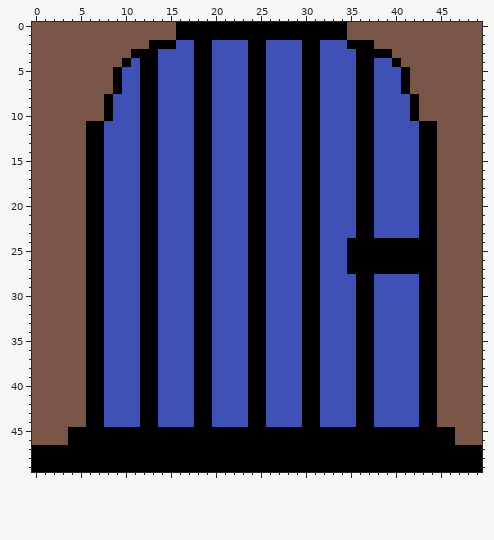
Pixel-art sprite, stored at out/production/cs230-group-17-game/com/group17/game/resources/sprites/door_blue.png. That is the earlier state.
The file is 50x50 pixels.
After the commit:
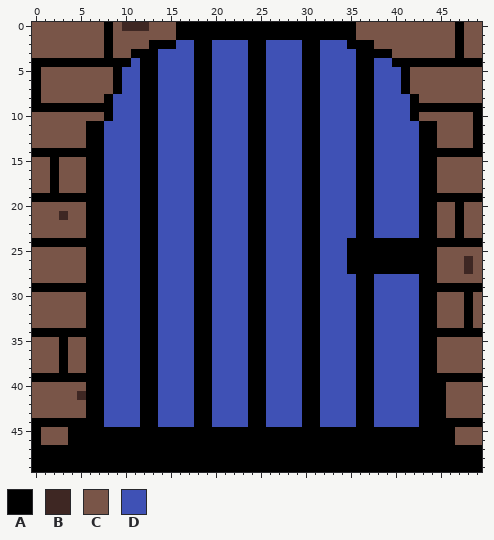
Palette (. is transparent): A #000000  B #3e2723  C #795548  D #3f51b5
From old to new:
Colour A replaces colour C in rows 0 to 1 at x 8, 35 and 47; in rows 2 to 3 at x 8 and 47; in row 4 at x 0 to 9 and 41 to 49; in rows 5 to 8 at x 0; in row 9 at x 0 to 7 and 43 to 49; in rows 10 to 13 at x 49.
Colour A replaces colour C in row 14 at x 0 to 5 and 45 to 49; in rows 15 to 18 at x 2; in row 19 at x 0 to 5 and 45 to 49; in rows 20 to 23 at x 47; in row 24 at x 0 to 5 and 45 to 49; in row 29 at x 0 to 5 and 45 to 49.
Colour A replaces colour C in rows 30 to 33 at x 48; in row 34 at x 0 to 5 and 45 to 49; in rows 35 to 38 at x 3; in row 39 at x 0 to 5 and 45 to 49; in rows 40 to 43 at x 45; in row 44 at x 0 to 5 and 45 to 49.
Colour A replaces colour C in rows 45 to 46 at x 0.
Colour B replaces colour C in row 0 at x 10 to 12; in row 21 at x 3; in rows 26 to 27 at x 48; in row 41 at x 5.
